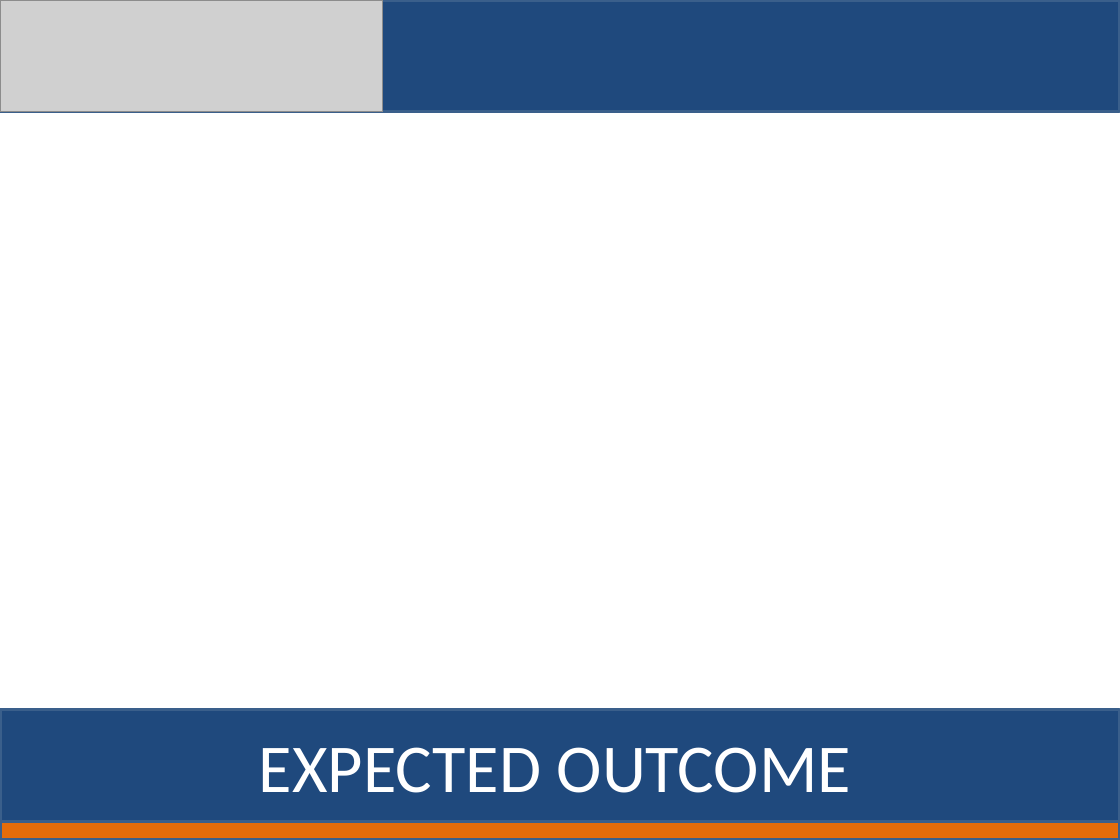
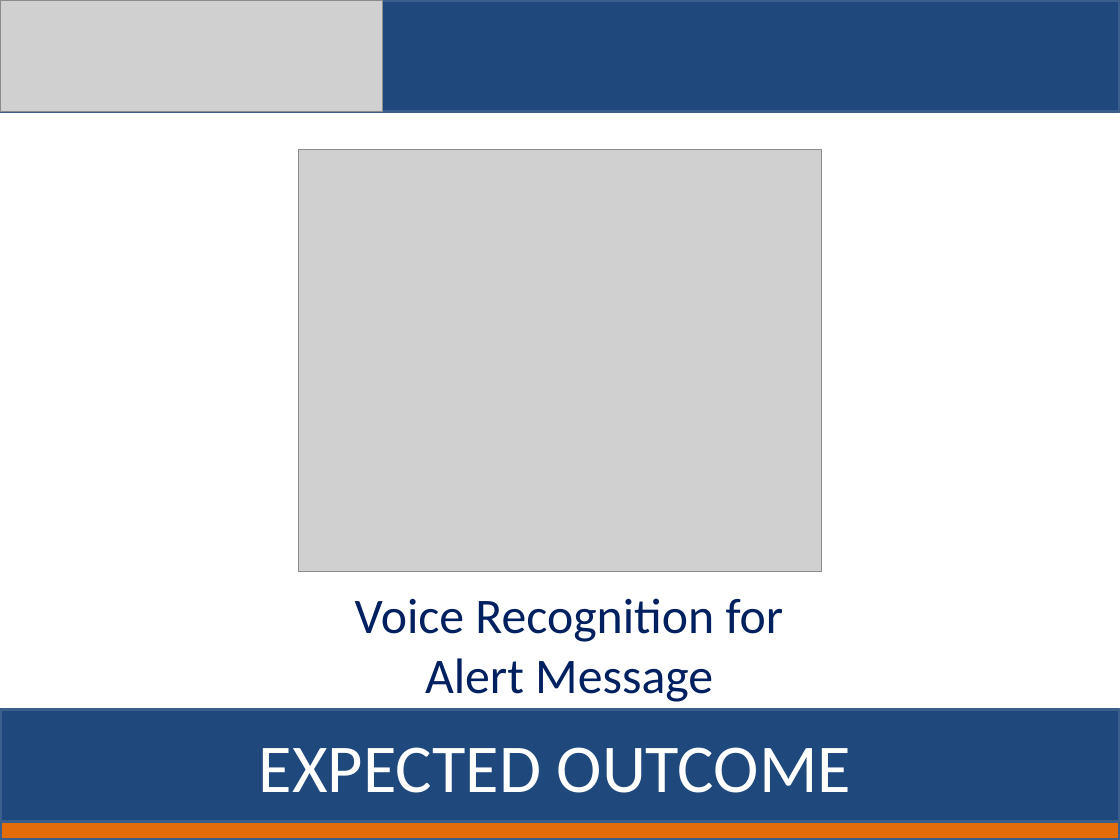
Before and after one commit to baranitharan2020/Third-eye, a slide deck: slide 17 of First Review.pptx (slide 12 before the commit). Drawn at 1120x840 pixels with LibreOffice and Linux fonts; fonts in the diff are those of the drawing; grey boxes stand for pictures. Boxes give left, top, right and bottom in pixels: in the first picture for what was removed or moved away, otherwise in the second. Text is boxed around its words. In the diff, an @@ line names an element or a change of style, - is before the commit and + after.

```diff
--- a/First Review.pptx
+++ b/First Review.pptx
@@ picture added at [299, 149, 822, 571] @@
@@ text added at [355, 598, 784, 702], 32 pt, text #002060 @@
+Voice Recognition for Alert Message
```
Also in this commit, not shown: 5 other slides changed, 6 slides added, 1 slide removed.
